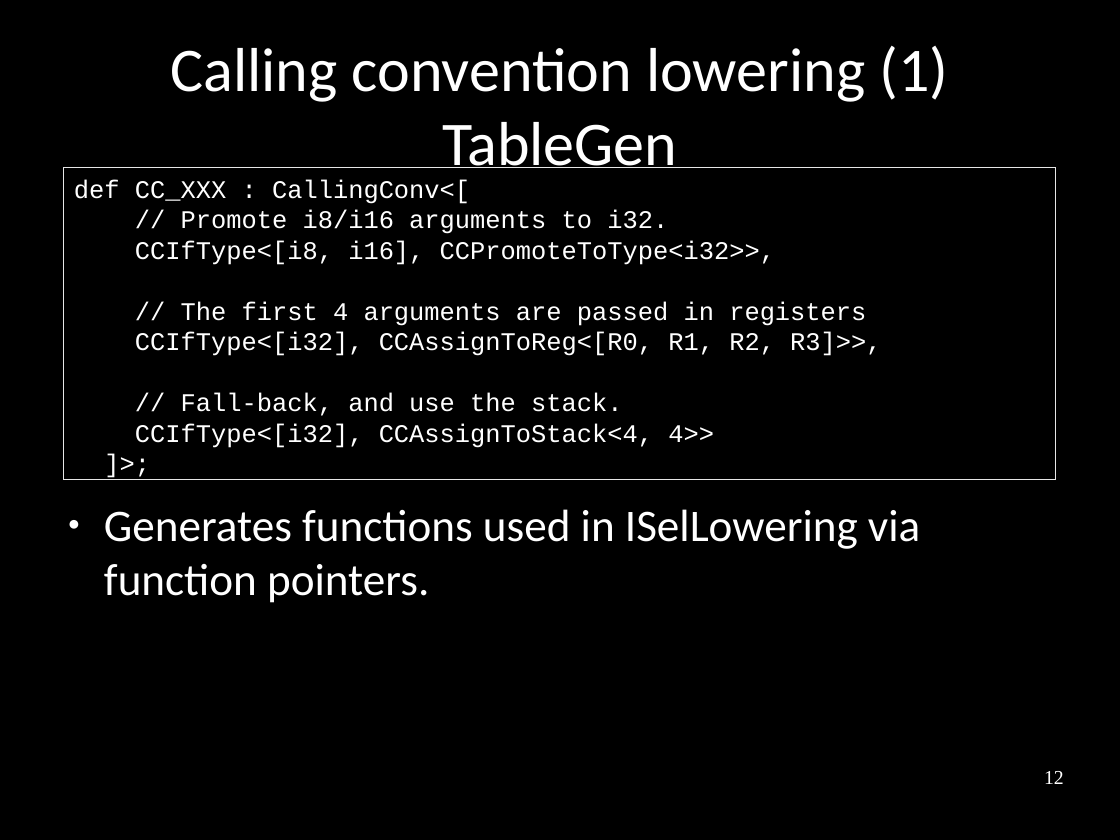
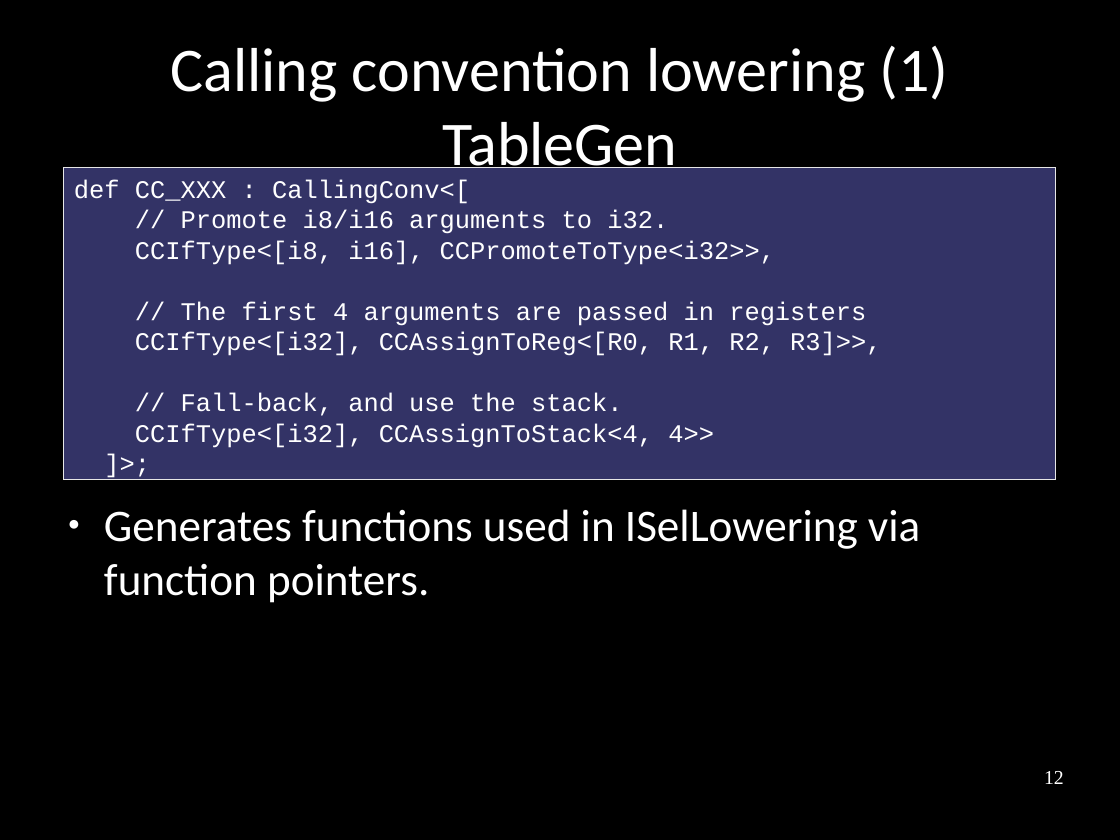
Before and after one commit to frasercrmck/llvm-leg, a slide deck: slide 12 of docs/Codeplay/Slides.odp. Drawn at 1120x840 pixels with LibreOffice and Linux fonts; fonts in the diff are those of the drawing. Boxes give left, top, right and bottom in pixels: in the first picture for what was removed or moved away, otherwise in the second. Text is boxed around its words. In the diff, an @@ line names an element or a change of style, - is before the commit and + after.

```diff
--- a/docs/Codeplay/Slides.odp
+++ b/docs/Codeplay/Slides.odp
@@ rectangle "def CC_XXX : CallingConv<[" at [64,168,1056,480]: fill none to #333366 @@
```
Also in this commit, not shown: 3 other slides changed, 10 slides added.
